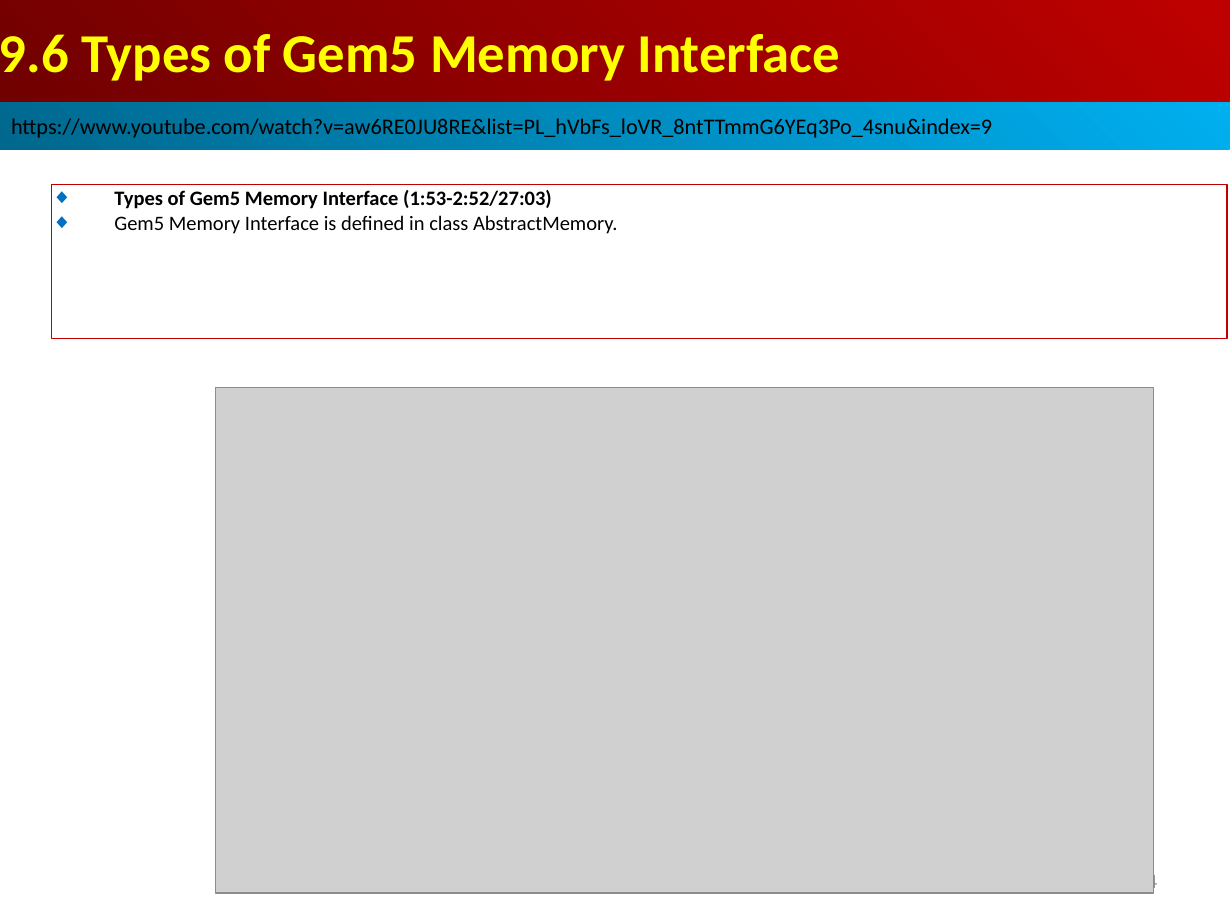
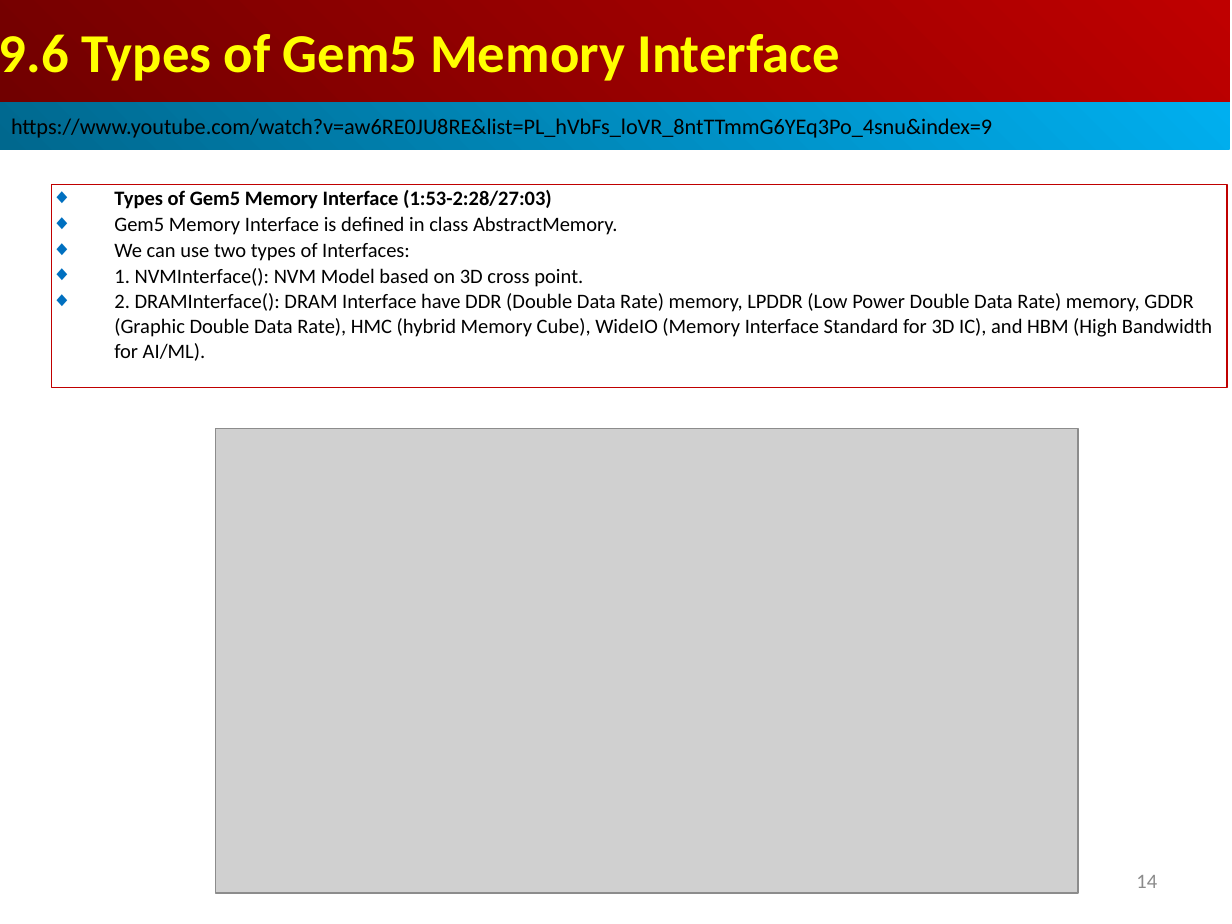
Before and after one commit to peterhchen/AIU_CS850_Gem5_McPAT, a slide deck: slide 14 of 050_Gem5/009.MemMod/000_Video/009.MemMod.ppt. Drawn at 1232x924 pixels with LibreOffice and Linux fonts; fonts in the diff are those of the drawing; grey boxes stand for pictures. Boxes give left, top, right and bottom in pixels: in the first picture for what was removed or moved away, otherwise in the second. Text is boxed around its words. In the diff, an @@ line names an element or a change of style, - is before the commit and + after.

```diff
--- a/050_Gem5/009.MemMod/000_Video/009.MemMod.ppt
+++ b/050_Gem5/009.MemMod/000_Video/009.MemMod.ppt
@@ rectangle "Types of Gem5 Memory Interface ...": place and size @@
-rectangle "Types of Gem5 Memory Interface ..." at (52,185,1227,339)
+rectangle "Types of Gem5 Memory Interface ..." at (52,185,1227,388)
@@ text in rectangle at (114,190,552,209): text changed @@
-◆ Types of Gem5 Memory Interface (1:53-2:52/27:03)
+◆ Types of Gem5 Memory Interface (1:53-2:28/27:03)
@@ text in rectangle at (114,243,1212,361): paragraphs added @@
+◆ We can use two types of Interfaces:
+◆ 1. NVMInterface(): NVM Model based on 3D cross point.
+◆ 2. DRAMInterface(): DRAM Interface have DDR (Double Data Rate) memory, LPDDR (Low Power Double Data Rate) memory, GDDR (Graphic Double Data Rate), HMC (hybrid Memory Cube), WideIO (Memory Interface Standard for 3D IC), and HBM (High Bandwidth for AI/ML).
@@ picture: place and size @@
-picture at (216,388,1153,893)
+picture at (216,429,1078,893)
@@ page number rewrapped from (1136,871,1157,894) to (1136,875,1157,888) @@
```
Also in this commit, not shown: 2 slides added.
